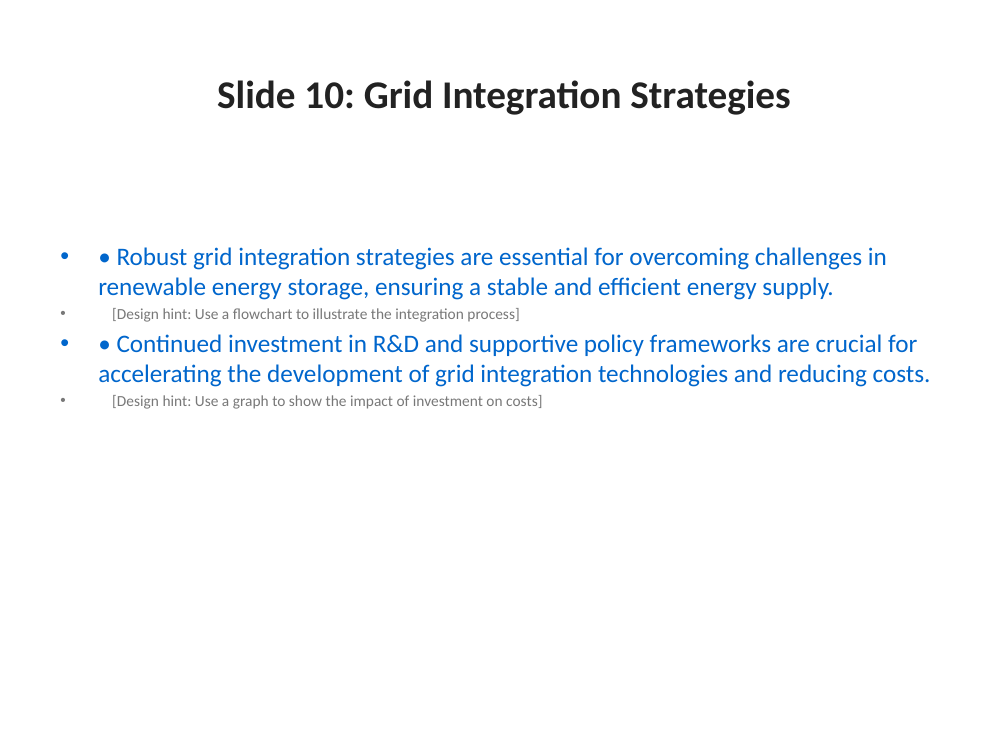
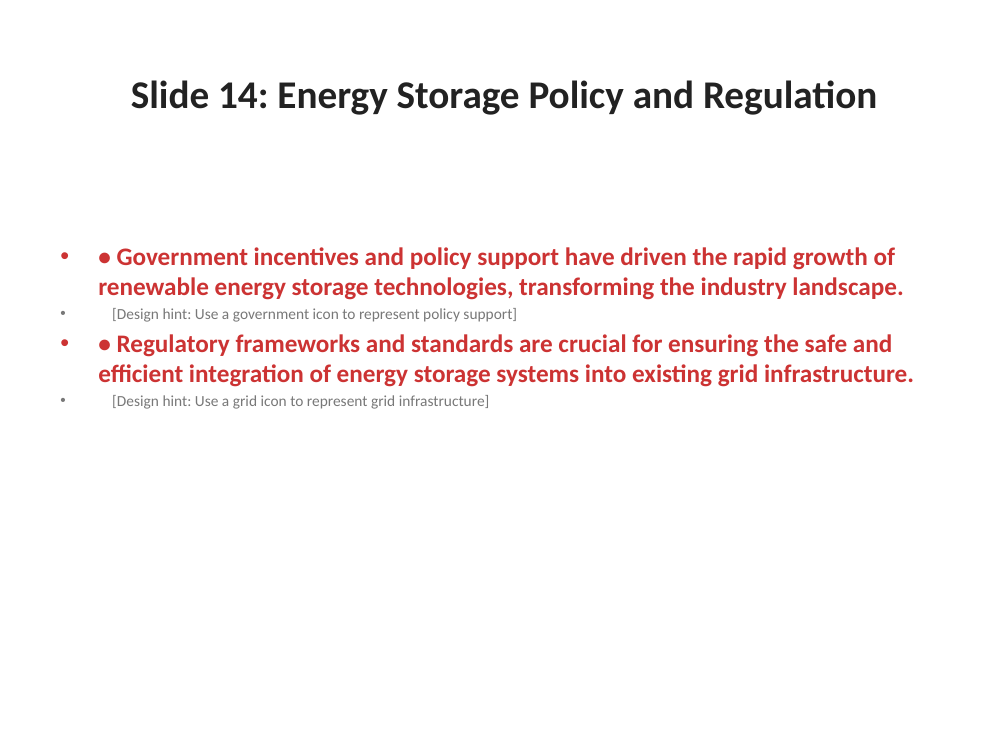
Before and after one commit to the-developer-306/contextual_ai_presentation_orchestrator, a slide deck: slide 14 of generated_ppt/AI_Presentation.pptx (slide 10 before the commit). Drawn at 1008x756 pixels with LibreOffice and Linux fonts; fonts in the diff are those of the drawing. Boxes give left, top, right and bottom in pixels: in the first picture for what was removed or moved away, otherwise in the second. Text is boxed around its words. In the diff, an @@ line names an element or a change of style, - is before the commit and + after.

```diff
--- a/generated_ppt/AI_Presentation.pptx
+++ b/generated_ppt/AI_Presentation.pptx
@@ title at [131,80,877,115]: text changed @@
-Slide 10: Grid Integration Strategies
+Slide 14: Energy Storage Policy and Regulation
@@ text at [98,247,914,409]: text changed; text colour #0066CC to #CC3333; bold on @@
-• • Robust grid integration strategies are essential for overcoming challenges in renewable energy storage, ensuring a stable and efficient energy supply.
-• [Design hint: Use a flowchart to illustrate the integration process]
-• • Continued investment in R&D and supportive policy frameworks are crucial for accelerating the development of grid integration technologies and reducing costs.
-• [Design hint: Use a graph to show the impact of investment on costs]
+• • Government incentives and policy support have driven the rapid growth of renewable energy storage technologies, transforming the industry landscape.
+• [Design hint: Use a government icon to represent policy support]
+• • Regulatory frameworks and standards are crucial for ensuring the safe and efficient integration of energy storage systems into existing grid infrastructure.
+• [Design hint: Use a grid icon to represent grid infrastructure]
```
Also in this commit, not shown: 14 other slides changed, 3 other files.
